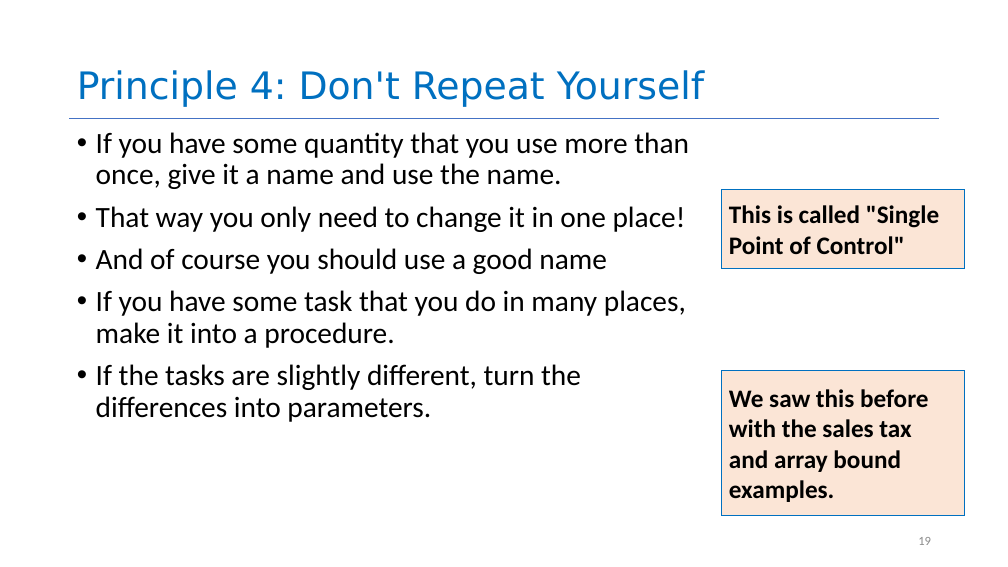
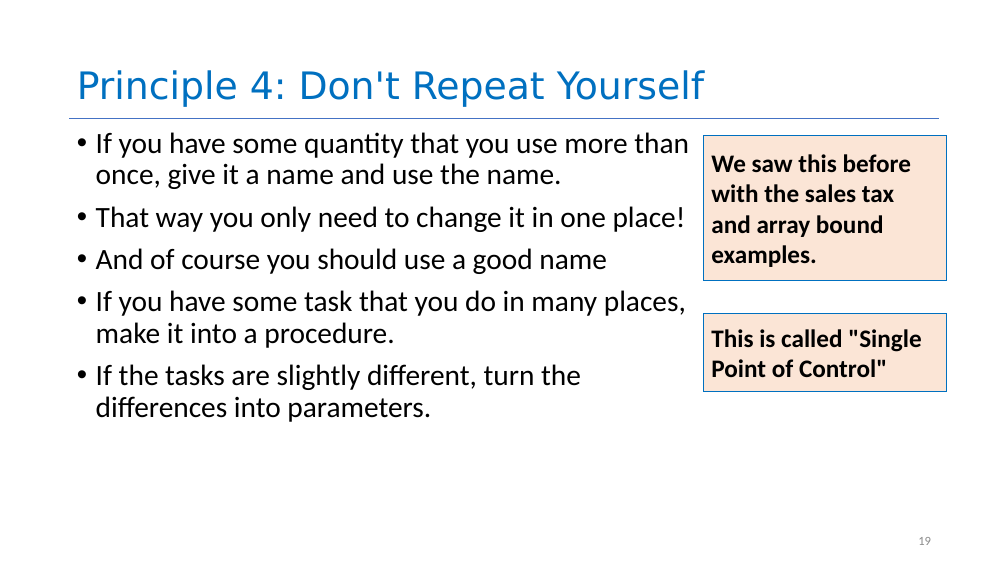
Before and after one commit to neu-se/CS4530-CS5500-Spring-2021, a slide deck: slide 19 of Slides/Lesson 1.2 General Program Design Principles.pptx. Drawn at 1008x567 pixels with LibreOffice and Linux fonts; fonts in the diff are those of the drawing. Boxes give left, top, right and bottom in pixels: in the first picture for what was removed or moved away, otherwise in the second. Text is boxed around its words. In the diff, an @@ line names an element or a change of style, - is before the commit and + after.

```diff
--- a/Slides/Lesson 1.2 General Program Design Principles.pptx
+++ b/Slides/Lesson 1.2 General Program Design Principles.pptx
@@ rectangle "We saw this before with ...": place and size @@
-rectangle "We saw this before with ..." at box(721, 371, 964, 516)
+rectangle "We saw this before with ..." at box(704, 135, 947, 281)
@@ rectangle "This is called "Single Point ...": place and size @@
-rectangle "This is called "Single Point ..." at box(721, 190, 964, 268)
+rectangle "This is called "Single Point ..." at box(704, 313, 947, 391)
```
Also in this commit, not shown: 11 other slides changed.
